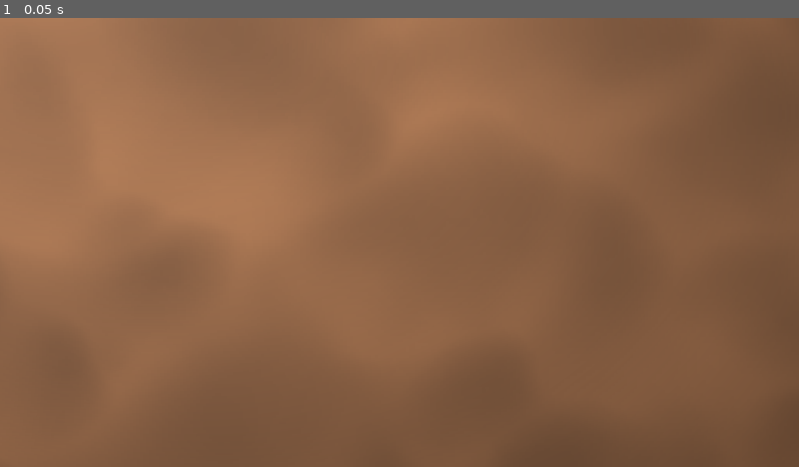
Above: before the commit, frame 1.
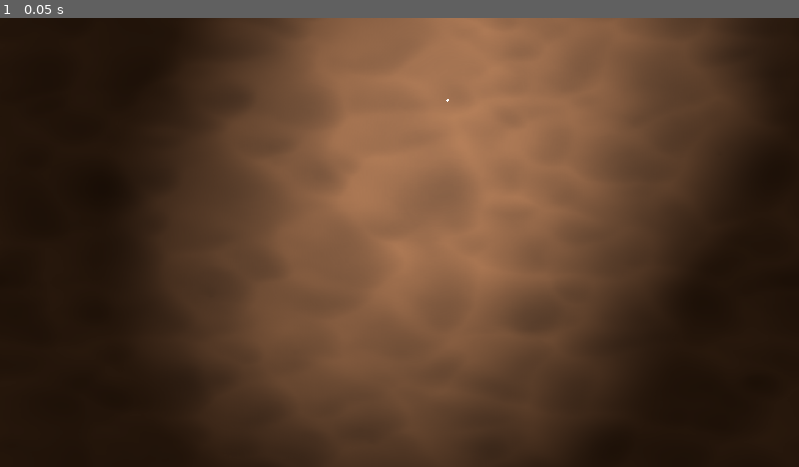
Above: after the commit, the same moment.

Repository: marcuserlandsson/Digosaur
Game: Godot game, scene res://Main.tscn
Two runs of this game, one before a commit and one after it. Both use one fixed random seed, a clock stepped at 60 frames per second and the inputs below.
Inputs:
- Up to frame 1 (0.05 s): no input

The runs differ from the first frame. In frame 1, 72% of the frame differs, in the area x 0-100%, y 0-100%.

Commit message:
Change camera POV to the entire sand grid and adjust the grid size

Diff:
--- a/src/Digosaur/Main.tscn
+++ b/src/Digosaur/Main.tscn
@@ -45,7 +45,7 @@
 [sub_resource type="PlaneMesh" id="PlaneMesh_8muh3"]
 resource_local_to_scene = true
 material = SubResource("ShaderMaterial_ctokp")
-size = Vector2(10, 10)
+size = Vector2(16, 9)
 subdivide_width = 256
 subdivide_depth = 256
 
@@ -280,7 +280,8 @@
 environment = SubResource("Environment_i3pvo")
 
 [node name="Camera3D2" type="Camera3D" parent="."]
-transform = Transform3D(-4.37114e-08, -1, -4.37114e-08, 0, -4.37114e-08, 1, -1, 4.37114e-08, 1.91069e-15, 0.78, 2.005, 0)
+transform = Transform3D(-1, -8.74228e-08, -3.82137e-15, 0, -4.37114e-08, 1, -8.74228e-08, 1, 4.37114e-08, 0, 7.9, 0)
+fov = 60.0
 cull_mask = 1048573
 environment = SubResource("Environment_cm0pq")
 current = true
--- a/src/Digosaur/touch_track.gd
+++ b/src/Digosaur/touch_track.gd
@@ -3,7 +3,7 @@
 extends Node3D
 class_name TouchTrack
 
-@onready var cam: Camera3D = $"../Camera3D"
+@onready var cam: Camera3D = $"../Camera3D2"
 @onready var particles1: GPUParticles3D = $"../SubViewport/RemoteParticles/TrackParticles1"
 @onready var particles2: GPUParticles3D = $"../SubViewport/RemoteParticles/TrackParticles2"
 @onready var particles3: GPUParticles3D = $"../SubViewport/RemoteParticles/TrackParticles3"
@@ -93,10 +93,19 @@
 				#print("DEBUG: Invalid touch coordinates, skipping")
 				continue
 
-			# Direct coordinate mapping (same resolution: 1920x1080)
-			var x_to_z = float(2.67 - touch[0] / 1920 * 10.68)
-			var y_to_x = float(-0.8 + touch[1] / 1080 * 6.1)
-			var coords = Vector3(y_to_x, 0.05, x_to_z)
+			# Manual coordinate mapping with perspective correction for 16x9 sand area
+			# Normalize coordinates to -1 to +1 range (flipped for correct direction)
+			var norm_x = 1.0 - (touch[0] / 960.0) * 2.0  # 0-960 to +1 to -1 (flipped)
+			var norm_y = 1.0 - (touch[1] / 540.0) * 2.0  # 0-540 to +1 to -1 (flipped)
+
+			# Apply perspective correction only to X-axis (reduces movement at left/right edges)
+			var corrected_x = norm_x * (1.0 - abs(norm_x) * 0.4)  # Reduce movement at edges
+			var corrected_y = norm_y  # No correction for Y-axis (up/down movement)
+
+			# Map to world coordinates
+			var x_to_x = corrected_x * 8.0  # -8 to +8 (16 units wide)
+			var y_to_z = corrected_y * 4.5  # -4.5 to +4.5 (9 units tall)
+			var coords = Vector3(x_to_x, 0.05, y_to_z)
 
 			#print("DEBUG: Mapped to world coords: ", coords)
 
@@ -106,7 +115,8 @@
 			if touch[4] == Vector2(-1, -1):
 				print("New touchPoint ", i, " at: [", touch[0], ", ", touch[1], "]")
 			else:
-				print("Moved touchPoint ", i, " from ", "[", [4][0], ", ", [4][1], "] to [", touch[0], ", ", touch[1], "]")
+				print("Moved touchpoint")
+				#print("Moved touchPoint ", i, " from ", "[", [4][0], ", ", [4][1], "] to [", touch[0], ", ", touch[1], "]")
 
 			# Create persistent touch trail
 			if i == 0:
@@ -302,10 +312,19 @@
 		if touch[0] < 0 or touch[0] > 1920 or touch[1] < 0 or touch[1] > 1080:
 			continue
 
-		# Convert touch coordinates to world position
-		var x_to_z = float(2.67 - touch[0] / 1920 * 10.68)
-		var y_to_x = float(-0.8 + touch[1] / 1080 * 6.1)
-		var world_pos = Vector3(y_to_x, 0.05, x_to_z)
+		# Manual coordinate mapping with perspective correction for 16x9 sand area
+		# Normalize coordinates to -1 to +1 range (flipped for correct direction)
+		var norm_x = 1.0 - (touch[0] / 960.0) * 2.0  # 0-960 to +1 to -1 (flipped)
+		var norm_y = 1.0 - (touch[1] / 540.0) * 2.0  # 0-540 to +1 to -1 (flipped)
+
+		# Apply perspective correction only to X-axis (reduces movement at left/right edges)
+		var corrected_x = norm_x * (1.0 - abs(norm_x) * 0.4)  # Reduce movement at edges
+		var corrected_y = norm_y  # No correction for Y-axis (up/down movement)
+
+		# Map to world coordinates
+		var x_to_x = corrected_x * 8.0  # -8 to +8 (16 units wide)
+		var y_to_z = corrected_y * 4.5  # -4.5 to +4.5 (9 units tall)
+		var world_pos = Vector3(x_to_x, 0.05, y_to_z)
 
 		# Use proper Area3D collision detection for precise bone collection
 		for bone in bone_collectibles:
